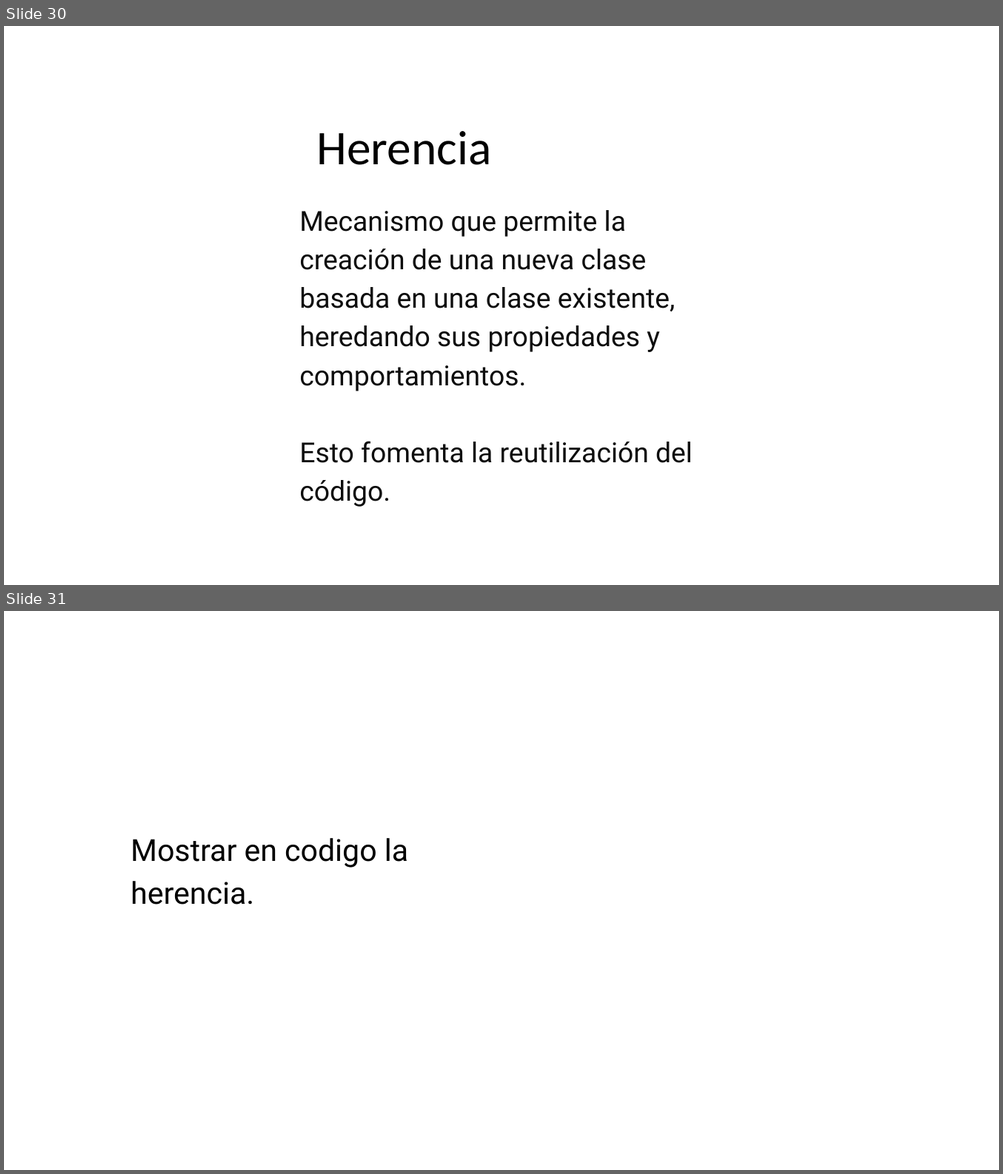
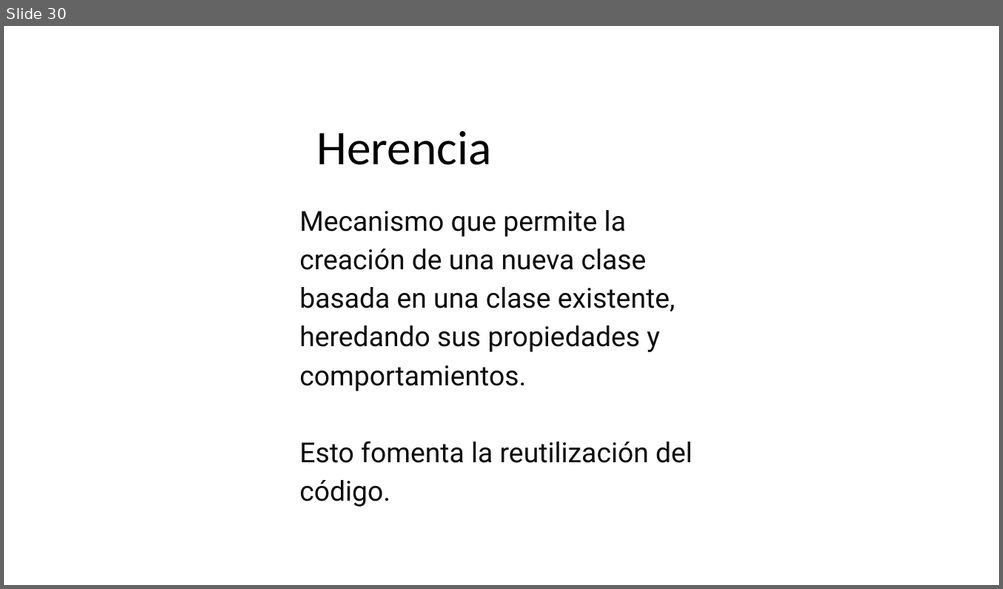
Before and after one commit to JuanRos1984/PresentacionAPP_POO, a slide deck: Presentacion POO APP.pptx. Shown one above the other, each under a label of ours: slides 30 and 31 before the commit, slide 30 after it. The pictures are 1003x1174 and 1003x589 pixels, drawn with LibreOffice and Linux fonts; fonts in the diff are those of the drawing. Boxes give left, top, right and bottom in pixels: in the first picture for what was removed or moved away, otherwise in the second. Text is boxed around its words. In the diff, an @@ line names an element or a change of style, - is before the commit and + after.

```diff
--- a/Presentacion POO APP.pptx
+++ b/Presentacion POO APP.pptx
@@ slide 31 removed at (4, 611, 999, 1170), background #FFFFFF @@
@@ text removed at (131, 838, 408, 905) @@
-Mostrar en codigo la herencia.
```
Also in this commit, not shown: 1 slide changed, 9 slides added, 13 other slides removed, 28 other files.
